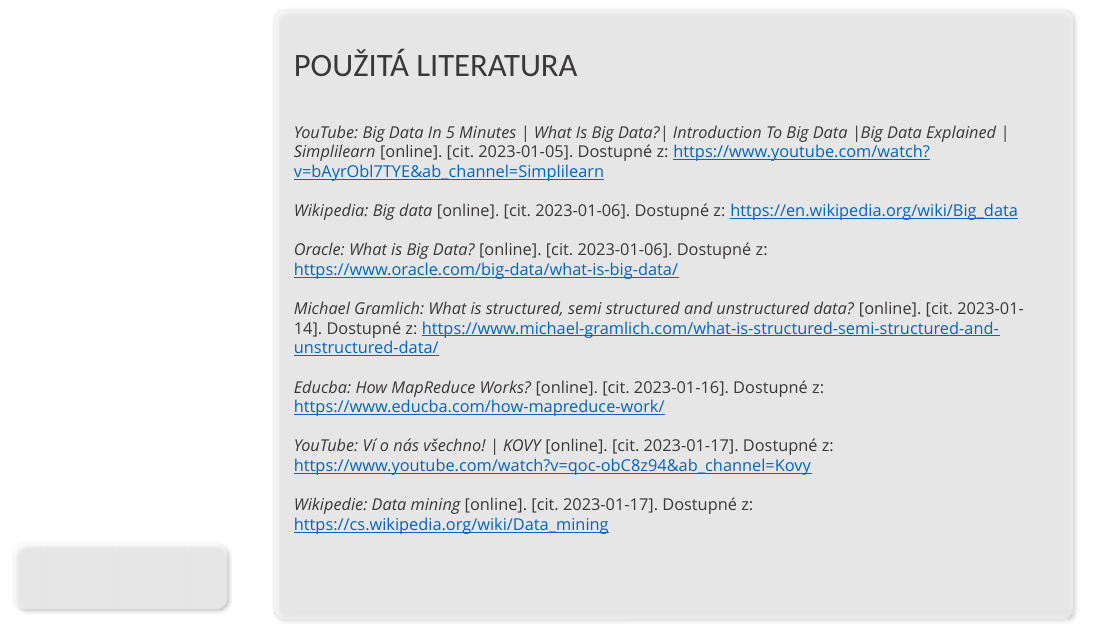
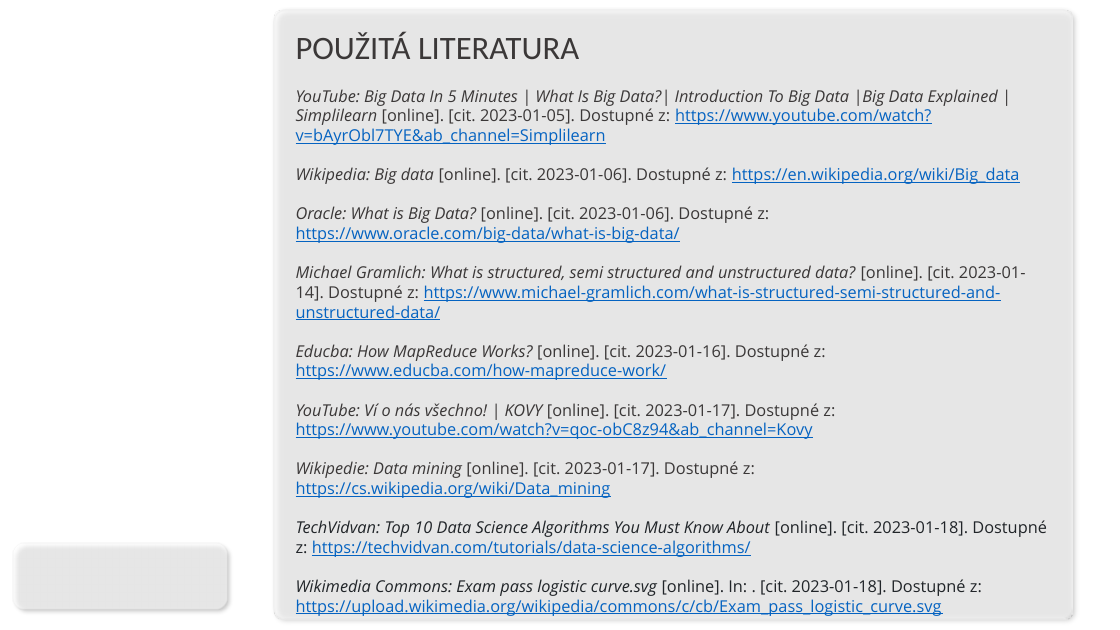
Before and after one commit to CZmatyasZERO/Big-data-prezentace, a slide deck: slide 19 of klimes.ppsx. Drawn at 1120x630 pixels with LibreOffice and Linux fonts; fonts in the diff are those of the drawing; background and template pictures are left out. Boxes give left, top, right and bottom in pixels: in the first picture for what was removed or moved away, otherwise in the second. Text is boxed around its words. In the diff, an @@ line names an element or a change of style, - is before the commit and + after.

```diff
--- a/klimes.ppsx
+++ b/klimes.ppsx
@@ text "POUŽITÁ LITERATURA": place and size @@
-text "POUŽITÁ LITERATURA" at [294,49,1024,534]
+text "POUŽITÁ LITERATURA" at [296,33,1047,616]
@@ text at [296,520,1047,616]: paragraphs added @@
+TechVidvan: Top 10 Data Science Algorithms You Must Know About [online]. [cit. 2023-01-18]. Dostupné z: https://techvidvan.com/tutorials/data-science-algorithms/
+Wikimedia Commons: Exam pass logistic curve.svg [online]. In: . [cit. 2023-01-18]. Dostupné z: https://upload.wikimedia.org/wikipedia/commons/c/cb/Exam_pass_logistic_curve.svg
```
Also in this commit, not shown: 1 other slide changed, 3 slides added, 3 slides removed, 1 other file.
